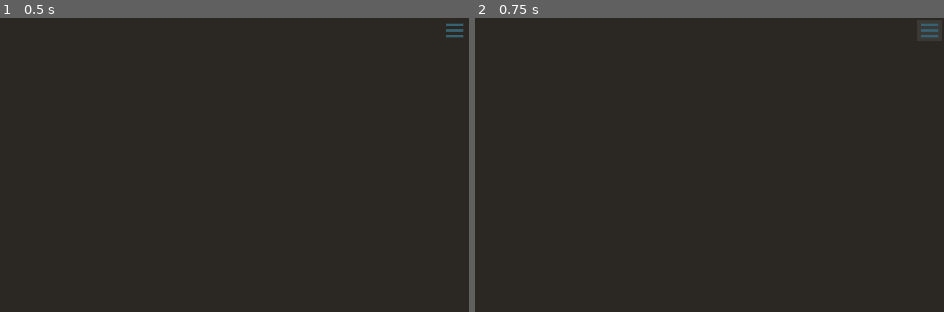
Above: before the commit, frames 1-2 (left to right).
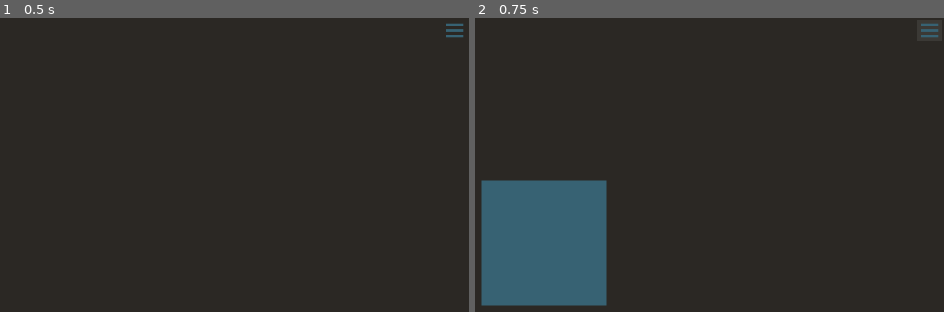
Above: after the commit, the same moments.

Repository: anniryynanen/eerie-forest
Game: Godot game, scene res://scenes/main.tscn
Same seed, same stepped clock (60 frames per second), same inputs: the game is played once before the commit and once after it.
Inputs (mouse positions are in pixels of both pictures, inside the frame that each line leads up to):
- Up to frame 1 (0.5 s): no input
- Up to frame 2 (0.75 s): click (929, 29) at 0.5 s

Frame 1 is identical in both runs. In frame 2, 12% of the frame differs, in the area x 1-29%, y 55-98%.

Commit message:
Menu panel and button sound

Diff:
--- a/project.godot
+++ b/project.godot
@@ -14,6 +14,10 @@
 run/main_scene="res://scenes/main.tscn"
 config/features=PackedStringArray("4.2", "Mobile")
 
+[autoload]
+
+Sounds="*res://scenes/sounds.tscn"
+
 [display]
 
 window/size/viewport_width=1280
--- /dev/null
+++ b/scenes/esc_menu.tscn
@@ -0,0 +1,35 @@
+[gd_scene load_steps=2 format=3 uid="uid://dcojk7erycka"]
+
+[ext_resource type="Script" path="res://src/esc_menu.gd" id="1_ix8ok"]
+
+[node name="EscMenu" type="Control"]
+layout_mode = 3
+anchors_preset = 15
+anchor_right = 1.0
+anchor_bottom = 1.0
+grow_horizontal = 2
+grow_vertical = 2
+script = ExtResource("1_ix8ok")
+
+[node name="Popup" type="Control" parent="."]
+layout_mode = 1
+anchors_preset = 8
+anchor_left = 0.5
+anchor_top = 0.5
+anchor_right = 0.5
+anchor_bottom = 0.5
+offset_left = -100.0
+offset_top = -100.0
+offset_right = 100.0
+offset_bottom = 100.0
+grow_horizontal = 2
+grow_vertical = 2
+
+[node name="Background" type="ColorRect" parent="Popup"]
+layout_mode = 1
+anchors_preset = 15
+anchor_right = 1.0
+anchor_bottom = 1.0
+grow_horizontal = 2
+grow_vertical = 2
+color = Color(0.214027, 0.385873, 0.449395, 1)
--- a/scenes/main.tscn
+++ b/scenes/main.tscn
@@ -1,7 +1,8 @@
-[gd_scene load_steps=3 format=3 uid="uid://b0yj7frtv7lyf"]
+[gd_scene load_steps=4 format=3 uid="uid://b0yj7frtv7lyf"]
 
 [ext_resource type="Script" path="res://src/main.gd" id="1_6d84c"]
 [ext_resource type="PackedScene" uid="uid://bstm6x3151l08" path="res://scenes/menu_button.tscn" id="2_vvjsd"]
+[ext_resource type="PackedScene" uid="uid://dcojk7erycka" path="res://scenes/esc_menu.tscn" id="3_id2uo"]
 
 [node name="Main" type="Node"]
 script = ExtResource("1_6d84c")
@@ -24,4 +25,7 @@
 offset_bottom = 37.0
 grow_horizontal = 0
 
+[node name="EscMenu" parent="." instance=ExtResource("3_id2uo")]
+visible = false
+
 [connection signal="pressed" from="MenuButton" to="." method="_on_menu_button_pressed"]
--- /dev/null
+++ b/scenes/sounds.tscn
@@ -0,0 +1,8 @@
+[gd_scene load_steps=2 format=3 uid="uid://drwr0ivpp842"]
+
+[ext_resource type="AudioStream" uid="uid://b2e20v58xrmxo" path="res://sounds/click.wav" id="1_6e44y"]
+
+[node name="Sounds" type="Node"]
+
+[node name="Click" type="AudioStreamPlayer" parent="."]
+stream = ExtResource("1_6e44y")
--- /dev/null
+++ b/src/esc_menu.gd
@@ -0,0 +1,9 @@
+extends Control
+
+
+func _gui_input(event: InputEvent) -> void:
+    if event is InputEventMouseButton:
+        var button = event as InputEventMouseButton
+
+        if button.pressed and button.button_index == MOUSE_BUTTON_LEFT:
+            visible = false
--- a/src/main.gd
+++ b/src/main.gd
@@ -1,9 +1,17 @@
 extends Node
+
 
 func _enter_tree() -> void:
     get_window().min_size = Vector2i(
         ProjectSettings.get_setting("display/window/size/viewport_width"),
         ProjectSettings.get_setting("display/window/size/viewport_height"))
 
+
+func _shortcut_input(event: InputEvent) -> void:
+    if event.is_action_pressed("ui_cancel"):
+        $EscMenu.visible = not $EscMenu.visible
+        get_viewport().set_input_as_handled()
+
+
 func _on_menu_button_pressed() -> void:
-    print("menu!")
+    $EscMenu.visible = not $EscMenu.visible
--- a/src/menu_button.gd
+++ b/src/menu_button.gd
@@ -1,15 +1,20 @@
 extends Button
+
 
 func _on_mouse_entered() -> void:
     if not button_pressed:
         $Hover.visible = true
 
+
 func _on_mouse_exited() -> void:
     $Hover.visible = false
 
+
 func _on_button_down() -> void:
+    $"/root/Sounds/Click".play()
     $Hover.visible = false
     $Down.visible = true
+
 
 func _on_button_up() -> void:
     $Down.visible = false
Not shown, added: sounds/click.wav.import
Not shown, added: sounds/click.wav
